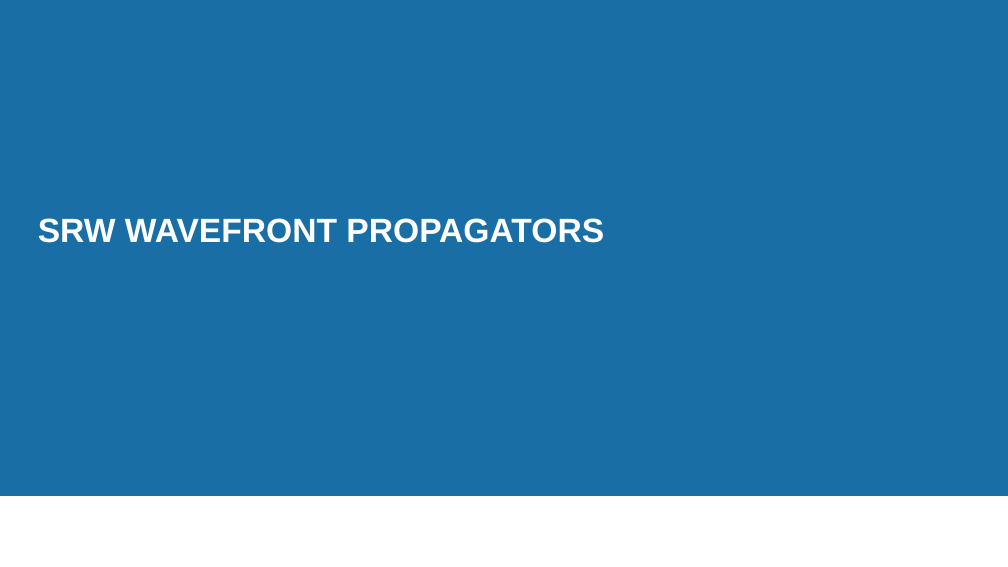
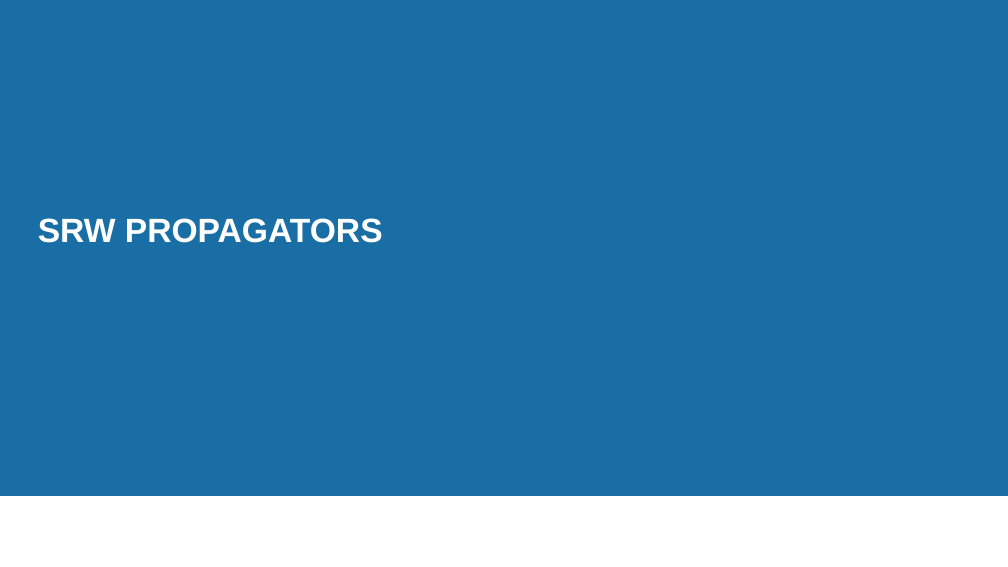
Before and after one commit to oasys-kit/oasys_school, a slide deck: slide 15 of second/slides/2_Introduction_to_SRW.pptx (slide 14 before the commit). Drawn at 1008x567 pixels with LibreOffice and Linux fonts; fonts in the diff are those of the drawing; background and template pictures are left out. Boxes give left, top, right and bottom in pixels: in the first picture for what was removed or moved away, otherwise in the second. Text is boxed around its words. In the diff, an @@ line names an element or a change of style, - is before the commit and + after.

```diff
--- a/second/slides/2_Introduction_to_SRW.pptx
+++ b/second/slides/2_Introduction_to_SRW.pptx
@@ text at <box>38,218,383,243</box>: text changed @@
-SRW WAVEFRONT PROPAGATORS
+SRW PROPAGATORS
```
Also in this commit, not shown: 6 other slides changed, 4 slides added, 4 slides removed, 1 other file.
